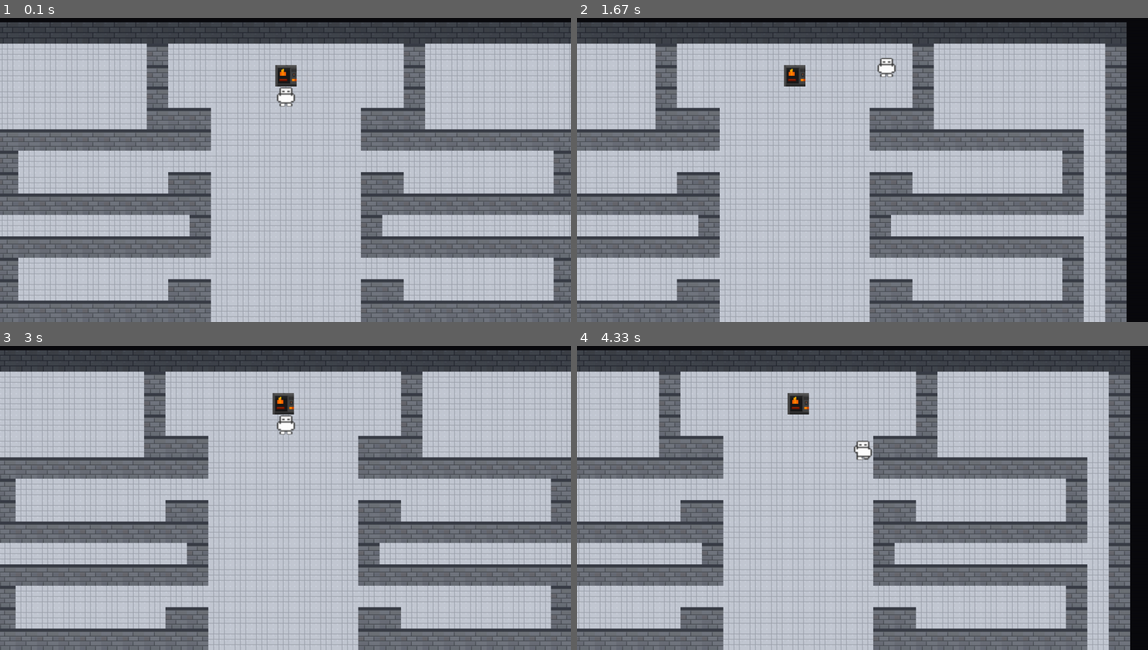
Above: before the commit, frames 1-4 (two rows, left to right).
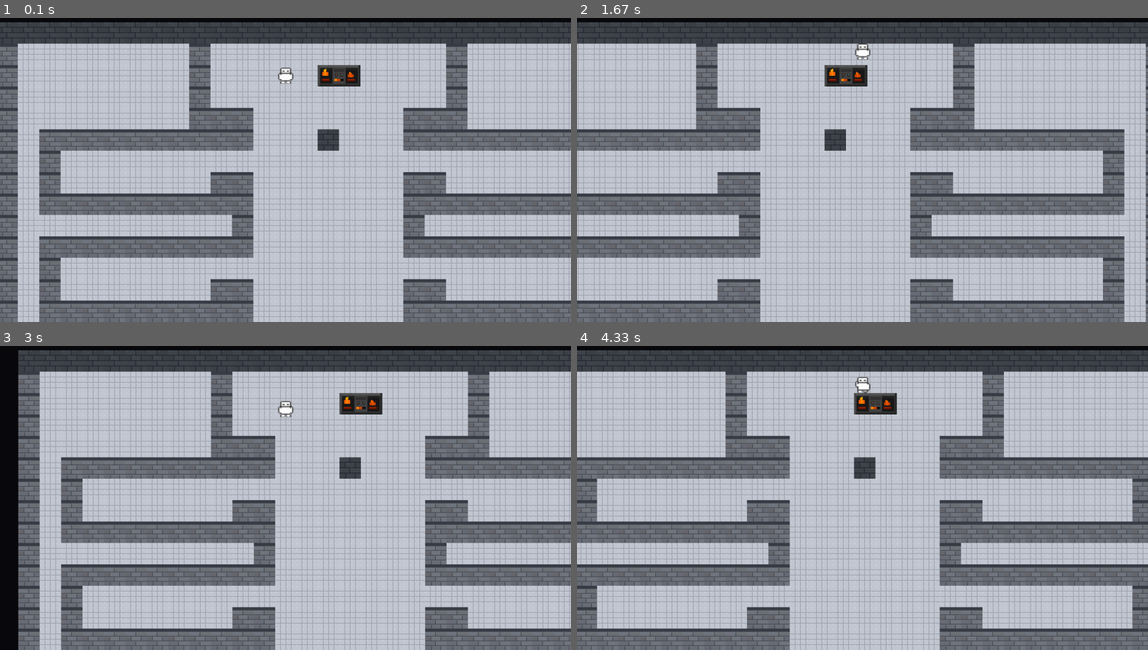
Above: after the commit, the same moments.

Repository: sser1to/pygame_project
Game: pygame game, started from main.py
Two runs of this game, one before a commit and one after it. Both use one fixed random seed, a clock stepped at 60 frames per second and the inputs below.
Inputs:
- Up to frame 1 (0.1 s): no input
- Up to frame 2 (1.67 s): hold D 0.33-0.8 s; hold W 0.83-1.13 s; hold D 1.17-1.63 s
- Up to frame 3 (3 s): hold A 1.67-2.2 s; hold S 2.23-2.53 s; hold A 2.57-2.97 s
- Up to frame 4 (4.33 s): hold W 3-3.37 s; hold D 3.4-4.03 s; hold S from 4.07 s (still down)

The runs differ from the first frame. In frame 1, 21% of the frame differs, in the area x 0-100%, y 8-100%; in frame 2, 30%; in frame 3, 35%; in frame 4, 35%, in the area x 0-100%, y 1-100%.

Commit message:
fix bugs and update player animation

Diff:
--- a/main.py
+++ b/main.py
@@ -15,9 +15,9 @@
 TILE_WALL = 2
 TILE_WALL_TOP = 3
 TILE_FURNACE = 4
+TILE_SPAWN = 6
 
 SOLID_TILES = {0, TILE_WALL, TILE_WALL_TOP, TILE_FURNACE}
-PLAYER_START_TILE = (16, 4)
 PLAYER_SPEED = 220
 PLAYER_ANIM_INTERVAL = 0.18
 
@@ -40,6 +40,15 @@
     return rows
 
 
+def find_spawn_tile(grid):
+    for ty, row in enumerate(grid):
+        for tx, tile in enumerate(row):
+            if tile == TILE_SPAWN:
+                grid[ty][tx] = TILE_FLOOR
+                return (tx, ty)
+    return (1, 1)
+
+
 def load_svg_surface(path, size):
     try:
         import cairosvg
@@ -178,6 +187,22 @@
                 continue
             world_x = tx * TILE_SIZE
             world_y = ty * TILE_SIZE
+            if tile == TILE_FURNACE:
+                if (tx, ty) in skipped_furnace:
+                    continue
+                if tx + 1 < cols and grid[ty][tx + 1] == TILE_FURNACE:
+                    screen.blit(assets["floor"], (world_x - offset.x, world_y - offset.y))
+                    screen.blit(
+                        assets["floor"],
+                        (world_x + TILE_SIZE - offset.x, world_y - offset.y),
+                    )
+                    screen.blit(
+                        assets["furnace"],
+                        (world_x - offset.x, world_y - offset.y),
+                    )
+                    skipped_furnace.add((tx + 1, ty))
+                    continue
+
             screen.blit(assets["floor"], (world_x - offset.x, world_y - offset.y))
 
             if tile == TILE_WALL:
@@ -185,16 +210,7 @@
             elif tile == TILE_WALL_TOP:
                 screen.blit(assets["wall_top"], (world_x - offset.x, world_y - offset.y))
             elif tile == TILE_FURNACE:
-                if (tx, ty) in skipped_furnace:
-                    continue
-                if tx + 1 < cols and grid[ty][tx + 1] == TILE_FURNACE:
-                    screen.blit(
-                        assets["furnace"],
-                        (world_x - offset.x, world_y - offset.y),
-                    )
-                    skipped_furnace.add((tx + 1, ty))
-                else:
-                    screen.blit(assets["furnace_single"], (world_x - offset.x, world_y - offset.y))
+                screen.blit(assets["furnace_single"], (world_x - offset.x, world_y - offset.y))
 
 
 def main():
@@ -216,14 +232,16 @@
         "furnace_single": load_svg_surface(TEXTURES_DIR / "furnace.svg", (TILE_SIZE, TILE_SIZE)),
     }
 
-    player_size = int(TILE_SIZE * 0.9)
+    player_size = int(TILE_SIZE * 0.75)
     player_images = [
         load_svg_surface(TEXTURES_DIR / "player_stand.svg", (player_size, player_size)),
         load_svg_surface(TEXTURES_DIR / "player_walk.svg", (player_size, player_size)),
+        load_svg_surface(TEXTURES_DIR / "player_walk2.svg", (player_size, player_size)),
     ]
 
-    start_x = PLAYER_START_TILE[0] * TILE_SIZE + (TILE_SIZE - player_size) / 2
-    start_y = PLAYER_START_TILE[1] * TILE_SIZE + (TILE_SIZE - player_size) / 2
+    spawn_tile = find_spawn_tile(grid)
+    start_x = spawn_tile[0] * TILE_SIZE + (TILE_SIZE - player_size) / 2
+    start_y = spawn_tile[1] * TILE_SIZE + (TILE_SIZE - player_size) / 2
     player = Player((start_x, start_y), player_size, player_images)
 
     running = True
--- a/map.txt
+++ b/map.txt
@@ -1,10 +1,10 @@
 0 0 0 0 0 0 0 0 0 0 0 0 0 0 0 0 0 0 0 0 0 0 0 0 0 0 0 0 0 0 0 0 0
 0 3 3 3 3 3 3 3 3 3 3 3 3 3 3 3 3 3 3 3 3 3 3 3 3 3 3 3 3 3 3 3 0
 0 2 1 1 1 1 1 1 1 1 2 1 1 1 1 1 1 1 1 1 1 1 2 1 1 1 1 1 1 1 1 2 0
-0 2 1 1 1 1 1 1 1 1 2 1 1 1 1 1 4 4 1 1 1 1 2 1 1 1 1 1 1 1 1 2 0
+0 2 1 1 1 1 1 1 1 1 2 1 1 1 6 1 4 4 1 1 1 1 2 1 1 1 1 1 1 1 1 2 0
 0 2 1 1 1 1 1 1 1 1 2 1 1 1 1 1 1 1 1 1 1 1 2 1 1 1 1 1 1 1 1 2 0
 0 2 1 1 1 1 1 1 1 1 2 2 2 1 1 1 1 1 1 1 2 2 2 1 1 1 1 1 1 1 1 2 0
-0 2 1 2 2 2 2 2 2 2 2 2 2 1 1 1 1 1 1 1 2 2 2 2 2 2 2 2 2 2 1 2 0
+0 2 1 2 2 2 2 2 2 2 2 2 2 1 1 1 3 1 1 1 2 2 2 2 2 2 2 2 2 2 1 2 0
 0 2 1 2 1 1 1 1 1 1 1 1 1 1 1 1 1 1 1 1 1 1 1 1 1 1 1 1 1 2 1 2 0
 0 2 1 2 1 1 1 1 1 1 1 2 2 1 1 1 1 1 1 1 2 2 1 1 1 1 1 1 1 2 1 2 0
 0 2 1 2 2 2 2 2 2 2 2 2 2 1 1 1 1 1 1 1 2 2 2 2 2 2 2 2 2 2 1 2 0
Not shown, added: textures/player_walk2.svg
